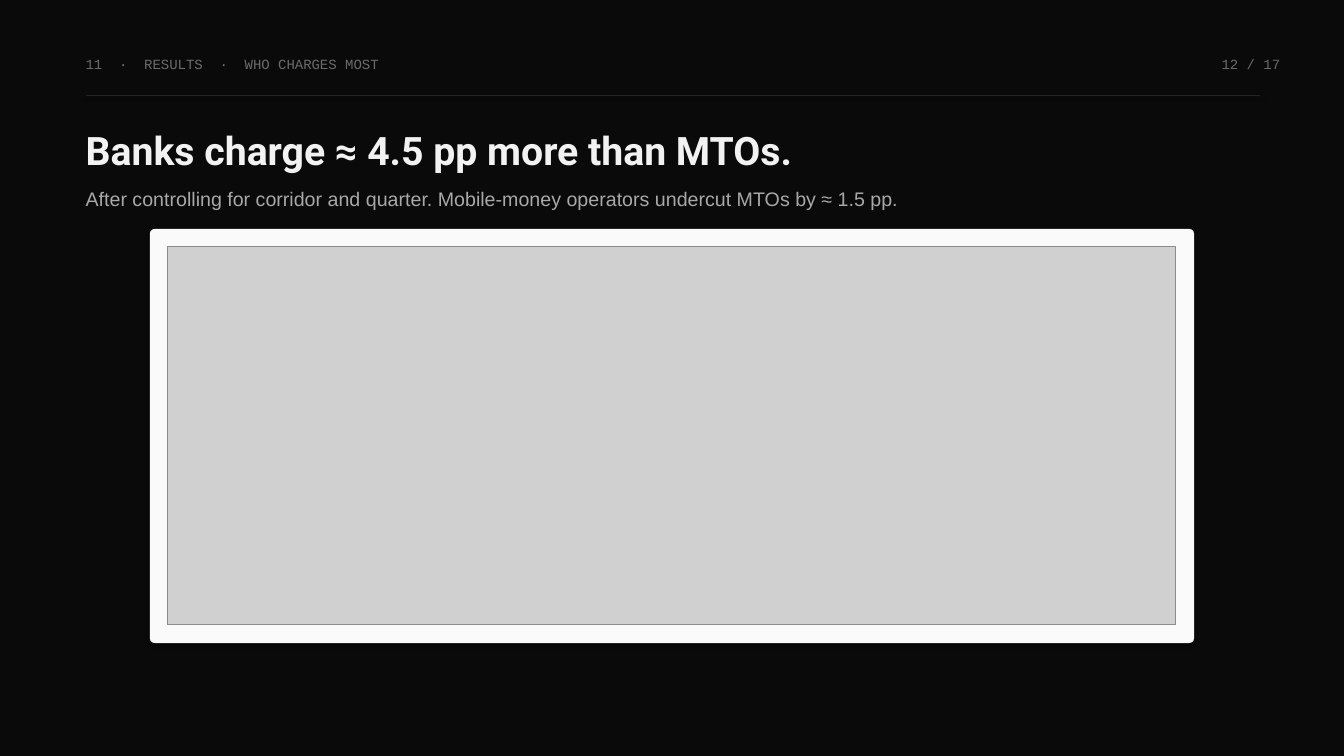
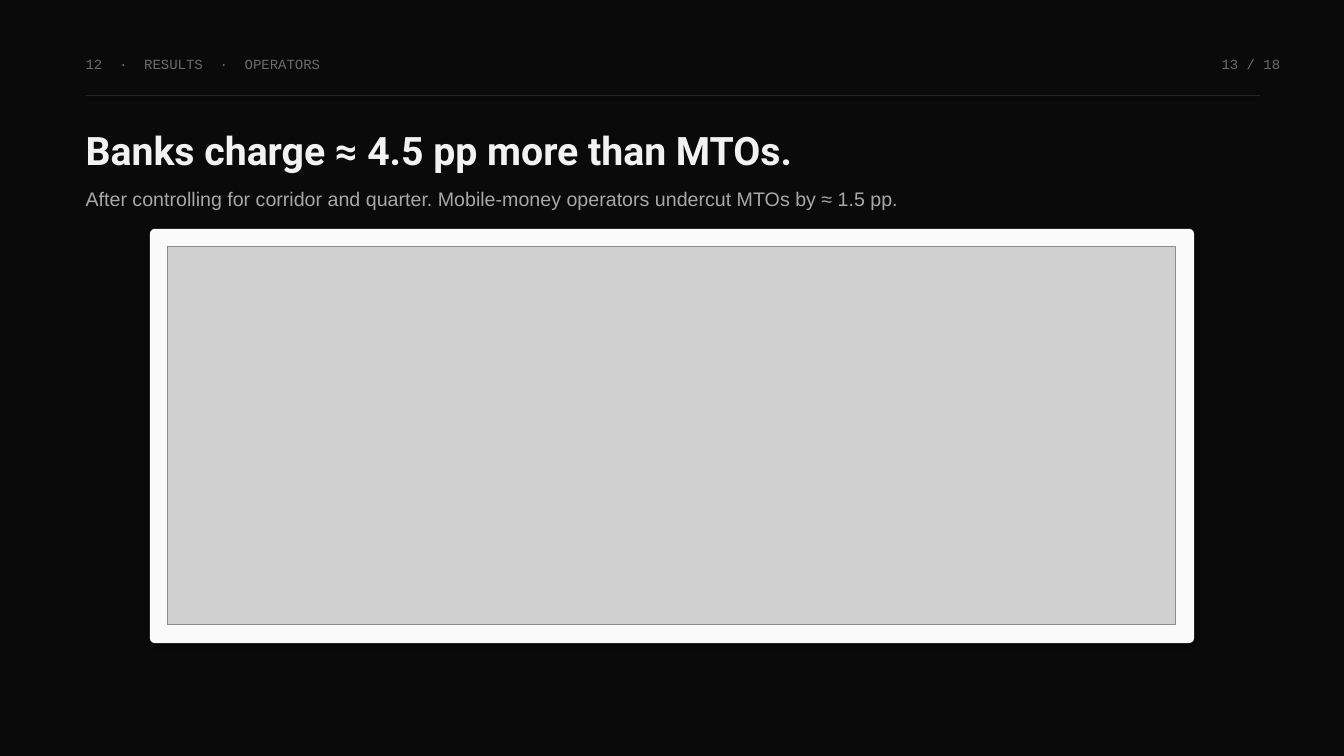
Before and after one commit to ronitdhansoia/fds, a slide deck: slide 13 of report/MigrantMoney_Presentation.pptx (slide 12 before the commit). Drawn at 1344x756 pixels with LibreOffice and Linux fonts; fonts in the diff are those of the drawing; grey boxes stand for pictures. Boxes give left, top, right and bottom in pixels: in the first picture for what was removed or moved away, otherwise in the second. Text is boxed around its words. In the diff, an @@ line names an element or a change of style, - is before the commit and + after.

```diff
--- a/report/MigrantMoney_Presentation.pptx
+++ b/report/MigrantMoney_Presentation.pptx
@@ text at box(86, 60, 320, 69): text changed @@
-11 · RESULTS · WHO CHARGES MOST
+12 · RESULTS · OPERATORS
@@ text at box(1222, 60, 1280, 69): text changed @@
-12 / 17
+13 / 18
```
Also in this commit, not shown: 14 other slides changed, 3 slides added, 2 slides removed, 1 other file.
